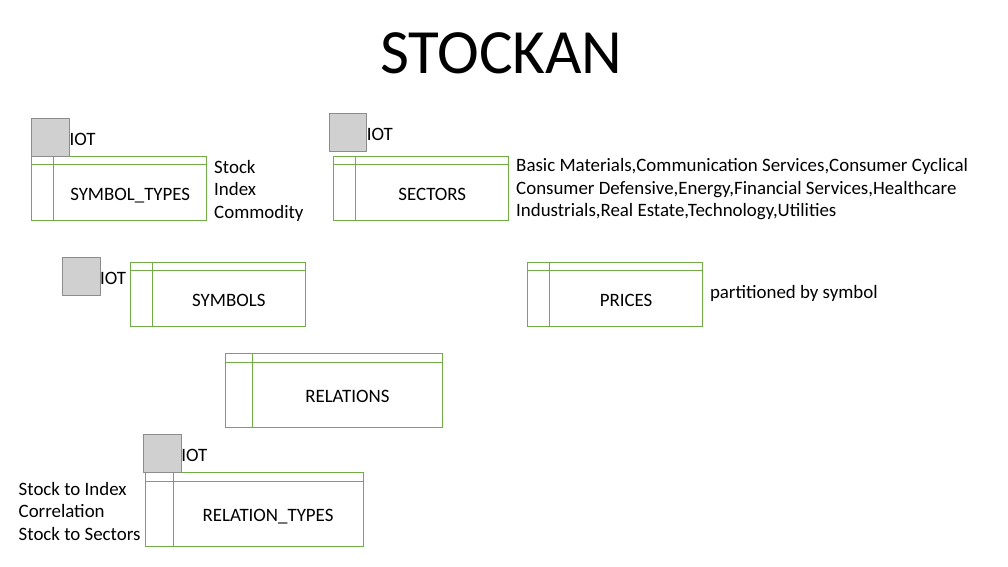
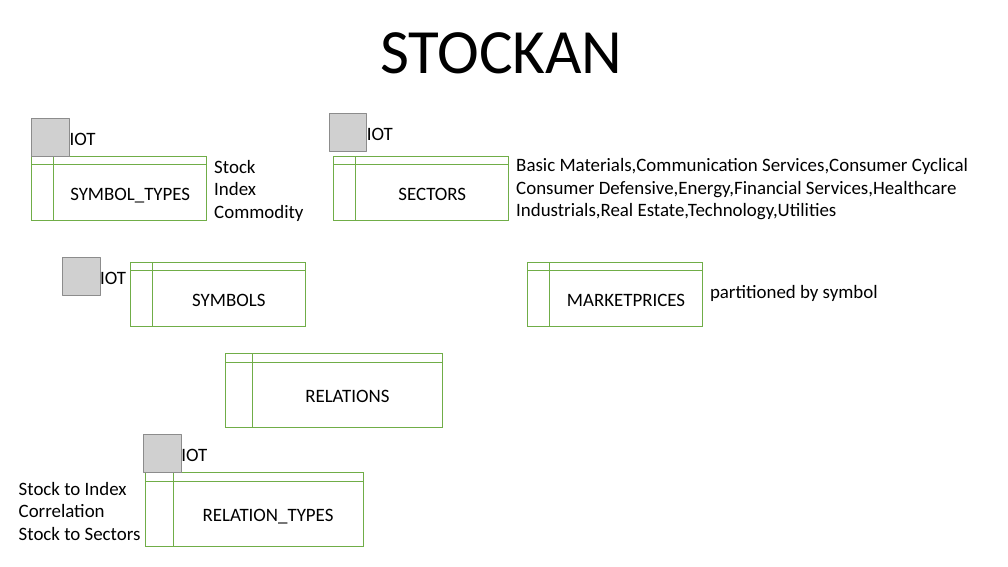
Before and after one commit to aborngra/STOCKAN, a slide deck: slide 1 of docs/Datamodel.pptx. Drawn at 1008x567 pixels with LibreOffice and Linux fonts; fonts in the diff are those of the drawing; grey boxes stand for pictures. Boxes give left, top, right and bottom in pixels: in the first picture for what was removed or moved away, otherwise in the second. Text is boxed around its words. In the diff, an @@ line names an element or a change of style, - is before the commit and + after.

```diff
--- a/docs/Datamodel.pptx
+++ b/docs/Datamodel.pptx
@@ text in flow chart internal storage at (567,293,685,306): text changed @@
-PRICES
+MARKETPRICES
```
Also in this commit, not shown: 40 other files.
